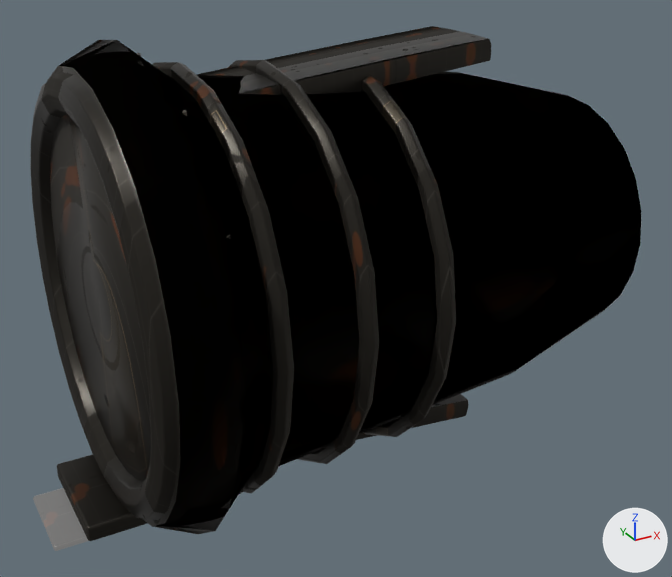
One commit to the glTF model assets/ships/parts/engines/engine_ion_small.glb: the scene before it, then after it.
Before and after are seen from a 50 mm camera at (-0.85, -3.63, 1.63) aimed at (1.09, -0.09, -0.14). Every picture has the same lights, and +X, +Y and +Z are marked at lower right. The picture after the commit comes second. Where no turn or scale is listed for an object, it has been applied to the vertices.

In view in the first picture: 'DET_heat_discolor', 'DET_soot_vent_band', 'LOD0_ENGINE_ION_SMALL_MAIN', 'engine_ion_small_Material_Mechanical_Merged'.
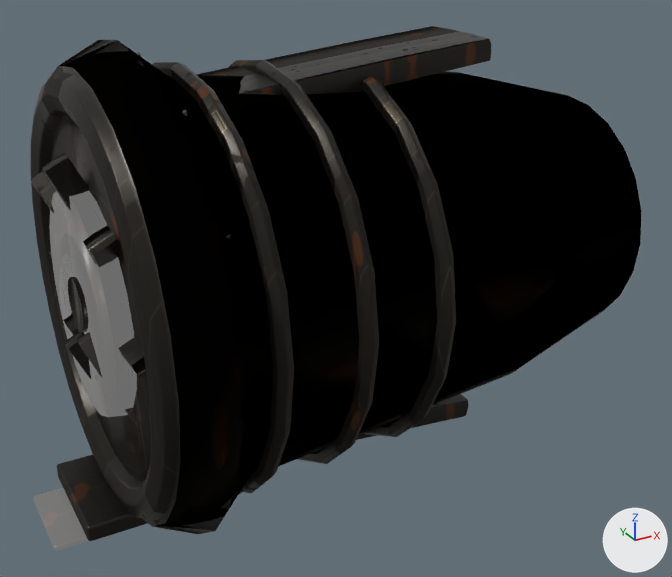
Changed parts and their boxes (x1, y1, x2, y2) in the pictures (672 x 577 px):
```json
{"object": "HOOK_DRIVE_CORE", "change": "added", "after": [49, 191, 137, 417]}
{"object": "HOOK_DRIVE_FAN", "change": "added", "after": [31, 154, 146, 426]}
{"object": "HOOK_DRIVE_PLUME", "change": "added", "after": [61, 233, 102, 375]}
```

Scene script edits in JSON lines:
```json
{"op": "add", "block": "me_hook_drive_plume", "code": ["me_hook_drive_plume = bpy.data.meshes.new('HOOK_DRIVE_PLUME')", "me_hook_drive_plume.from_pydata(...)  # a 14-sided cut cone along x (radius 0.306 at the low end, 0.379 at the high end) spanning x -0.08..0.04, y -0.369..0.369, z -0.378..0.378", "me_hook_drive_plume.materials.append(mat_material_accent)"]}
{"op": "add", "block": "me_hook_drive_fan", "code": ["me_hook_drive_fan = bpy.data.meshes.new('HOOK_DRIVE_FAN')", "me_hook_drive_fan.from_pydata(...)  # 238 vertices, 440 faces; spans x -0.162..0.162, y -0.649..0.649, z -0.641..0.641", "me_hook_drive_fan.materials.append(mat_material_mechanical)"]}
{"op": "add", "block": "me_hook_drive_core", "code": ["me_hook_drive_core = bpy.data.meshes.new('HOOK_DRIVE_CORE')", "me_hook_drive_core.from_pydata(...)  # 68 vertices, 132 faces; spans x -0.08..0.1, y -0.499..0.499, z -0.504..0.504", "me_hook_drive_core.materials.append(mat_material_accent)"]}
{"op": "add", "block": "ob_hook_drive_plume", "code": ["ob_hook_drive_plume = bpy.data.objects.new('HOOK_DRIVE_PLUME', me_hook_drive_plume)", "ob_hook_drive_plume.location = (0.0, 0.0, 0.0)"]}
{"op": "add", "block": "ob_hook_drive_fan", "code": ["ob_hook_drive_fan = bpy.data.objects.new('HOOK_DRIVE_FAN', me_hook_drive_fan)", "ob_hook_drive_fan.location = (0.0, 0.0, 0.0)"]}
{"op": "add", "block": "ob_hook_drive_core", "code": ["ob_hook_drive_core = bpy.data.objects.new('HOOK_DRIVE_CORE', me_hook_drive_core)", "ob_hook_drive_core.location = (0.0, 0.0, 0.0)"]}
```
